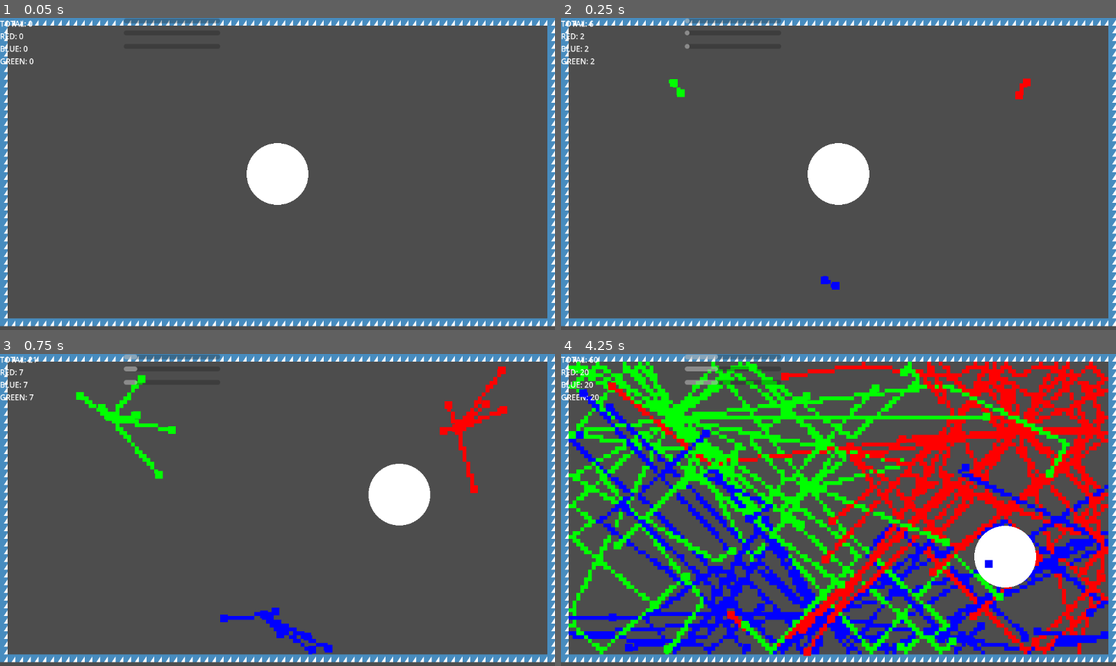
Above: before the commit, frames 1-4 (two rows, left to right).
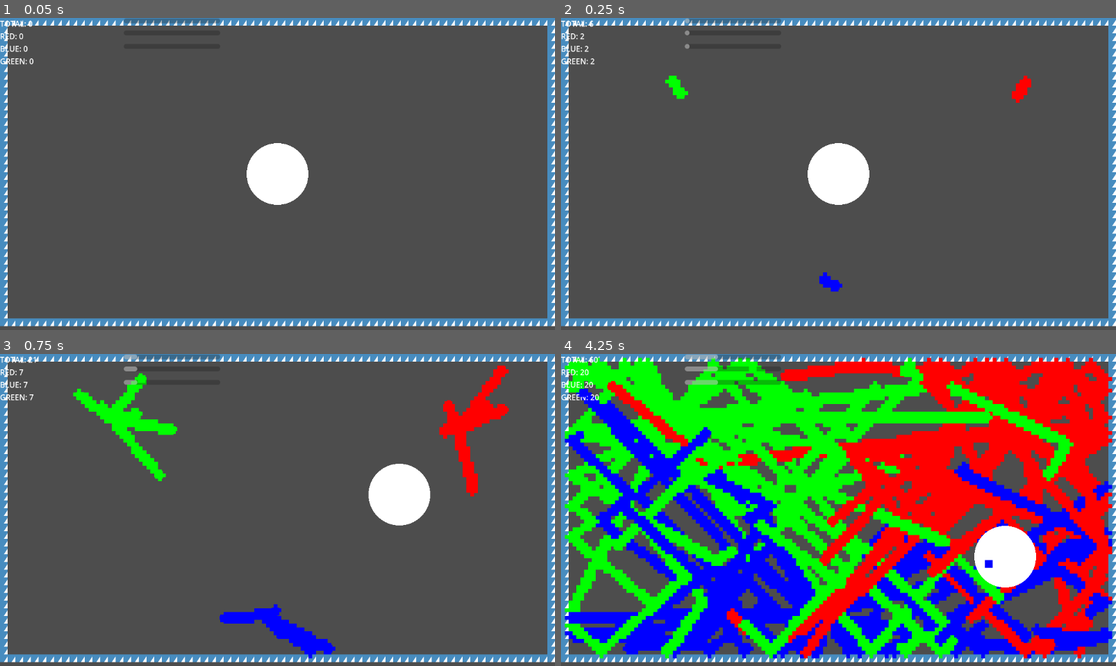
Above: after the commit, the same moments.

Repository: CWmain/island
Game: Godot game, scene res://scenes/main.tscn
Same seed, same stepped clock (60 frames per second), same inputs: the game is played once before the commit and once after it. The engine's default icon, where the game draws it, is replaced by a stand-in: a white triangle on a blue panel in a dark square.
Inputs (mouse positions are in pixels of both pictures, inside the frame that each line leads up to):
- Up to frame 1 (0.05 s): no input
- Up to frame 2 (0.25 s): no input
- Up to frame 3 (0.75 s): move the mouse to (399, 494) at 0.52 s; tap Mouse wheel down (CycleDown) at 0.6 s
- Up to frame 4 (4.25 s): move the mouse to (727, 525) at 1.27 s; tap Mouse wheel up (CycleUp) at 1.35, 2.85 s; move the mouse to (894, 441) at 2.02 s; tap Mouse wheel down (CycleDown) at 2.1, 3.6 s; move the mouse to (810, 572) at 2.77 s; move the mouse to (1005, 556) at 3.52 s

Frame 1 is identical in both runs. In frame 2, 0.3% of the frame differs, in the area x 18-85%, y 18-88%; in frame 3, 2.3%; in frame 4, 39%, in the area x 0-100%, y 1-98%.

Commit message:
Have surrounding coords also painted in, looks alot nicer already

Diff:
--- a/objects/solider/solider.gd
+++ b/objects/solider/solider.gd
@@ -33,8 +33,10 @@
 			atlasCoord = Vector2i(2,0)
 		soliderColor.GREEN:
 			atlasCoord = Vector2i(1,0)
-
-	trailMap.set_cell(trailMap.local_to_map(position),0,atlasCoord)
+	var centerCoord: Vector2i = trailMap.local_to_map(position)
+	trailMap.set_cell(centerCoord,0,atlasCoord)
+	for coords in trailMap.get_surrounding_cells(centerCoord):
+		trailMap.set_cell(coords,0,atlasCoord)
 func updateColor()->void:
 	if myColor == soliderColor.RED:
 		color_rect.color = Color.RED
